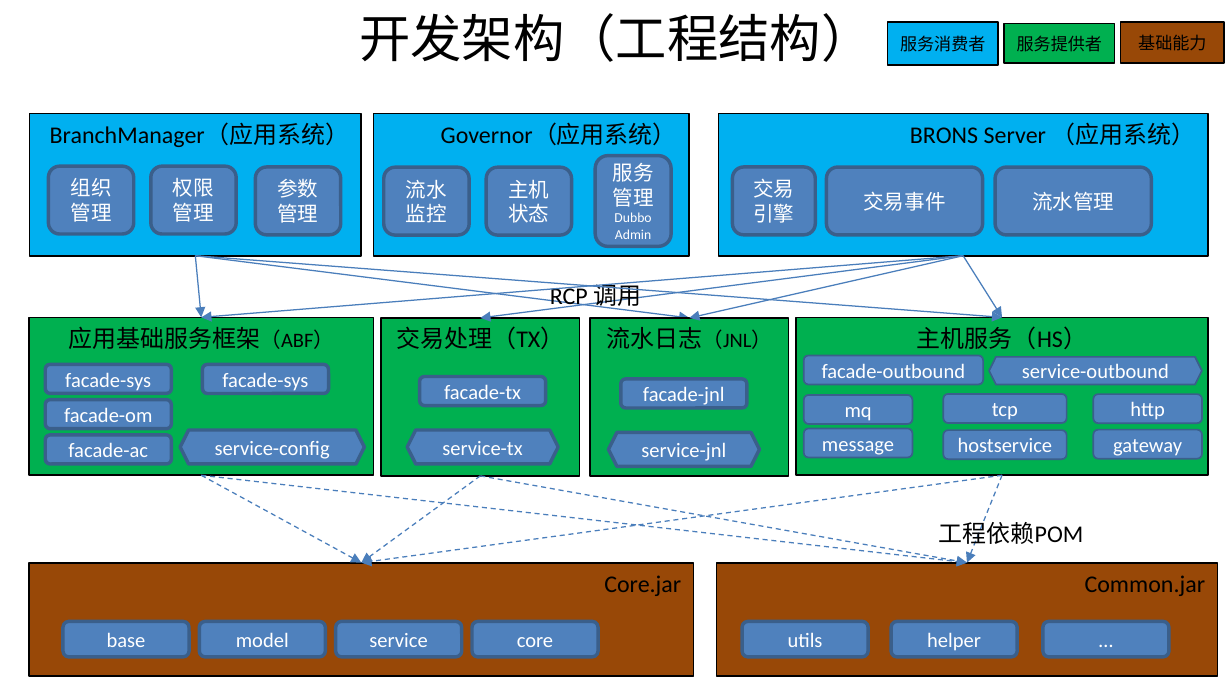
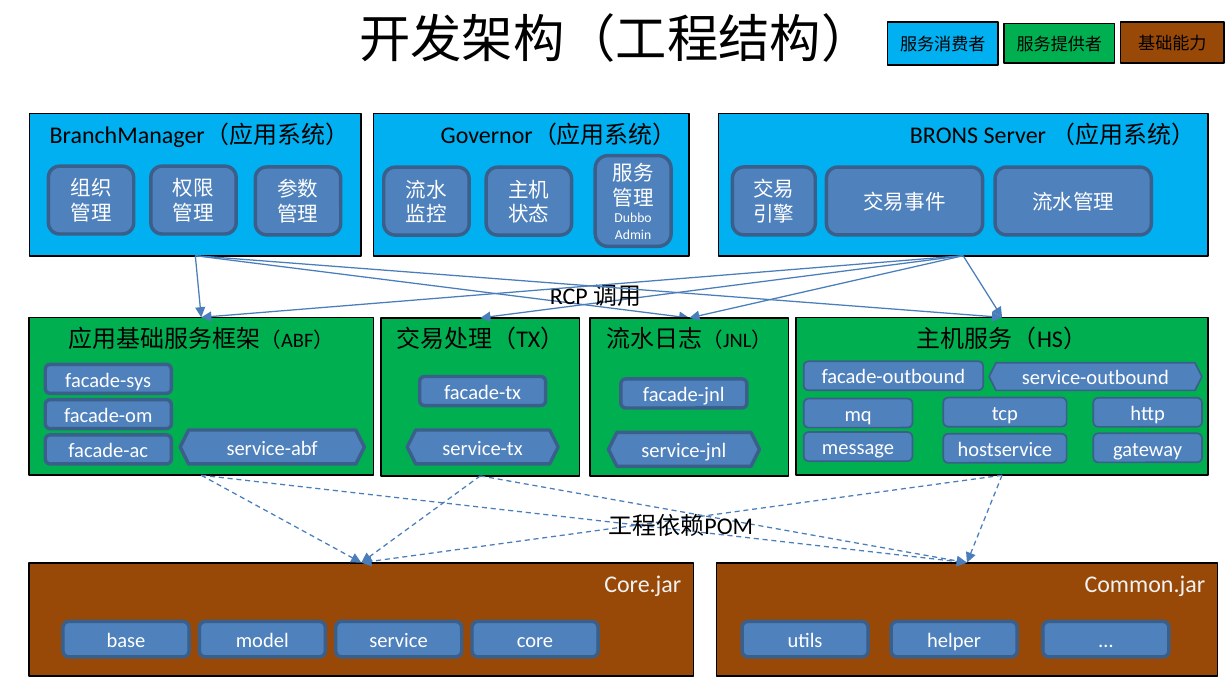
Before and after one commit to shiyunlai/tistools, a slide deck: slide 9 of TIStools.pptx (slide 8 before the commit). Drawn at 1232x693 pixels with LibreOffice and Linux fonts; fonts in the diff are those of the drawing. Boxes give left, top, right and bottom in pixels: in the first picture for what was removed or moved away, otherwise in the second. Text is boxed around its words. In the diff, an @@ line names an element or a change of style, - is before the commit and + after.

```diff
--- a/TIStools.pptx
+++ b/TIStools.pptx
@@ rounded rectangle removed at bbox=[202, 365, 328, 394] @@
-facade-sys
@@ 7 rounded rectangles, 1 hexagon: place and size @@
-7 rounded rectangles, 1 hexagon at bbox=[803, 356, 1202, 460]
+7 rounded rectangles, 1 hexagon at bbox=[803, 361, 1202, 463]
@@ text in hexagon at bbox=[227, 440, 318, 455]: text changed @@
-service-config
+service-abf
@@ text "工程依赖POM": place and size @@
-text "工程依赖POM" at bbox=[939, 518, 1084, 546]
+text "工程依赖POM" at bbox=[608, 509, 753, 539]
@@ rectangle "Core.jar" at bbox=[30, 563, 694, 676]: text colour #000000 to #F2F2F2 @@
@@ rectangle "Common.jar" at bbox=[717, 563, 1218, 676]: text colour #000000 to #F2F2F2 @@
```
Also in this commit, not shown: 3 other slides changed.
